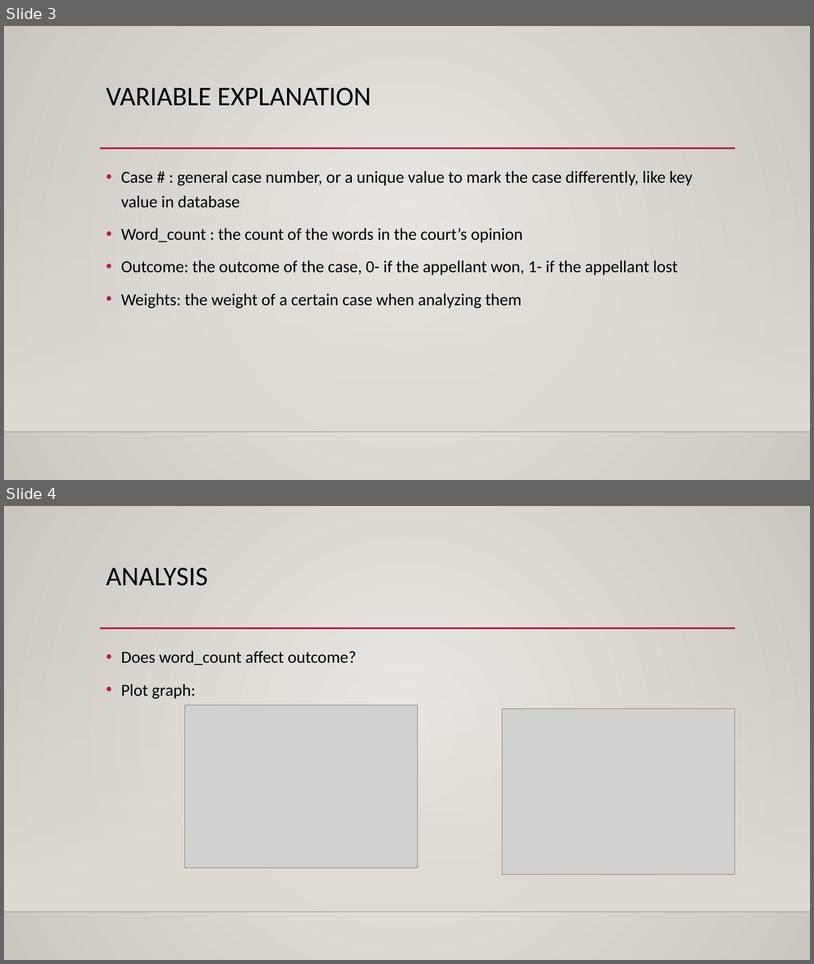
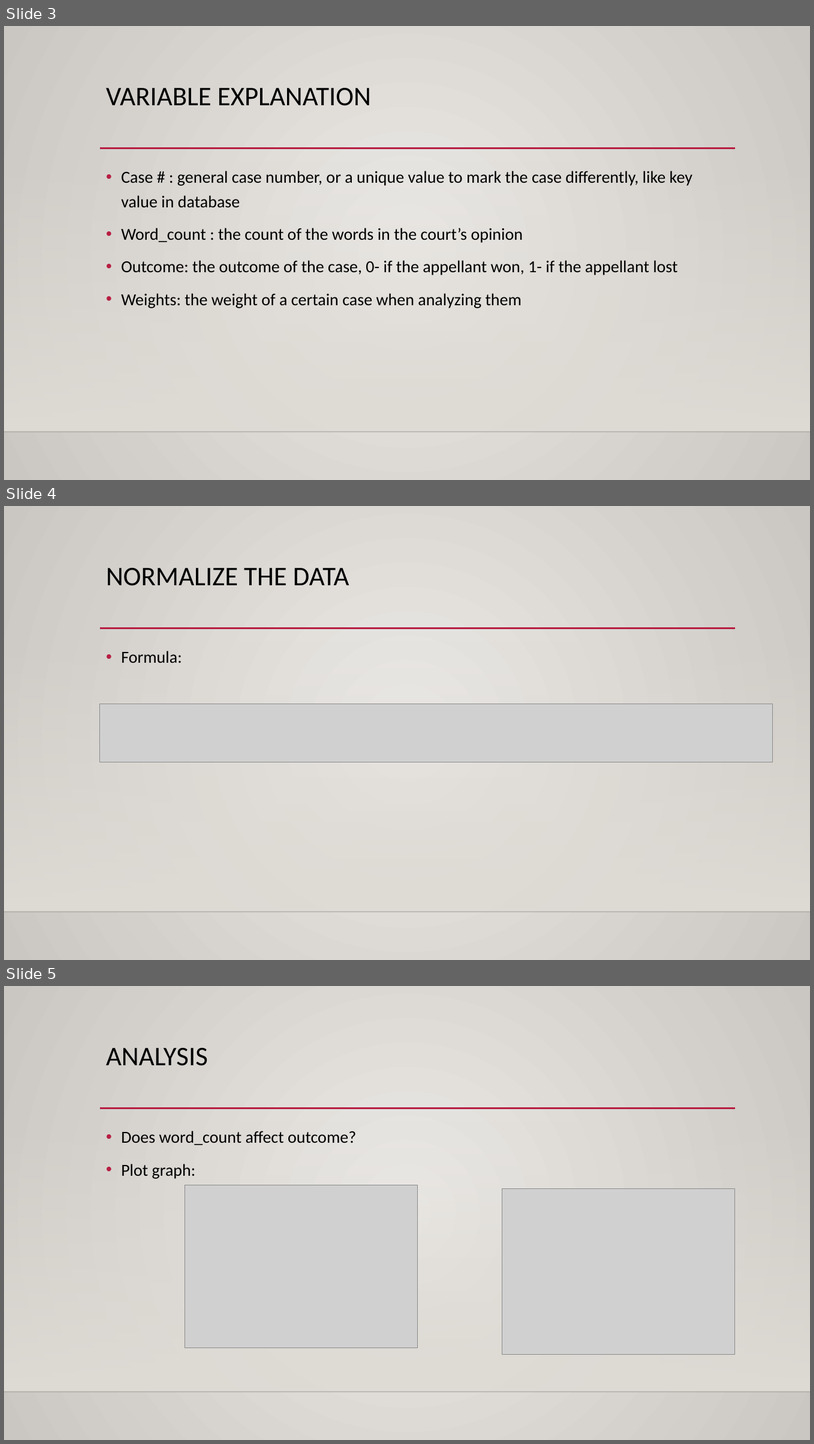
Before and after one commit to oliviapy960825/oliviapy960825.github.io, a slide deck: assets/Presentation_wang_peiyu.pptx. Shown one above the other, each under a label of ours: slides 3 and 4 before the commit, slides 3, 4 and 5 after it. The pictures are 814x964 and 814x1444 pixels, drawn with LibreOffice and Linux fonts; fonts in the diff are those of the drawing; grey boxes stand for pictures; background and template pictures are left out. Boxes give left, top, right and bottom in pixels: in the first picture for what was removed or moved away, otherwise in the second. Text is boxed around its words. In the diff, an @@ line names an element or a change of style, - is before the commit and + after.

```diff
--- a/assets/Presentation_wang_peiyu.pptx
+++ b/assets/Presentation_wang_peiyu.pptx
@@ slide 4 added at (x1=4, y1=506, x2=810, y2=960), background gradient #ECEAE7 to #CAC7C1; not listed: 3 template elements that a slide beside it also shows @@
@@ title added at (x1=106, y1=568, x2=350, y2=586), 32 pt, text #000000 @@
+NORMALIZE THE DATA
@@ text added at (x1=121, y1=651, x2=182, y2=663), 20 pt, text #000000 @@
+• Formula:
@@ picture added at (x1=100, y1=704, x2=773, y2=762) @@
@@ what was slide 4 is now slide 5 @@
```
Also in this commit, not shown: 4 other files.
